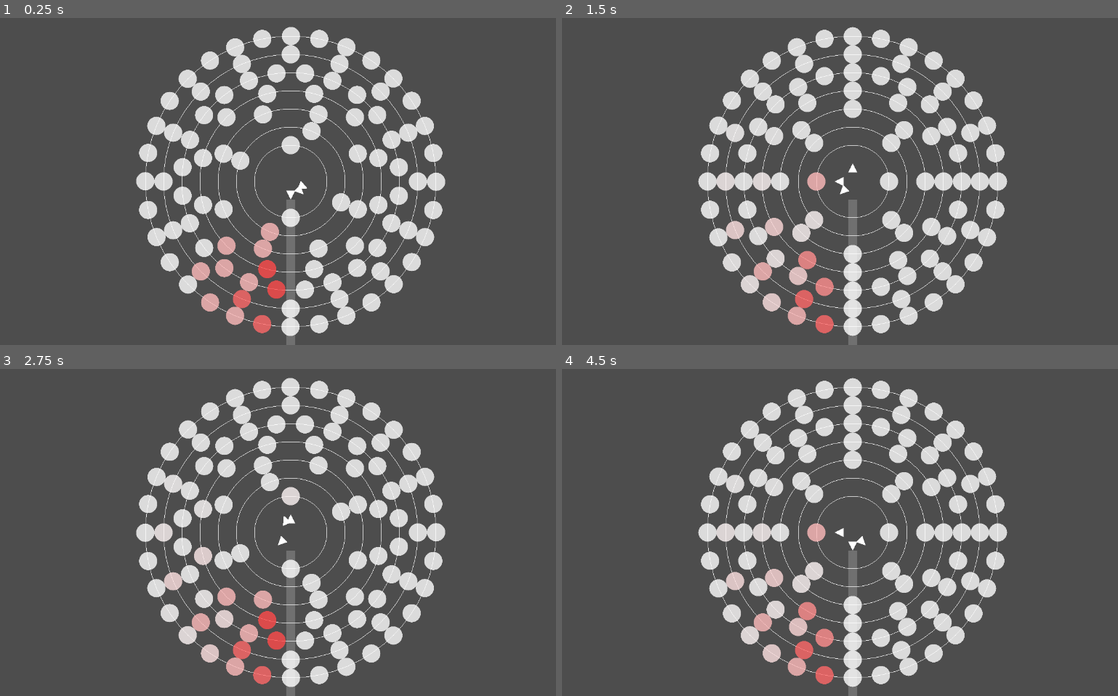
Above: before the commit, frames 1-4 (two rows, left to right).
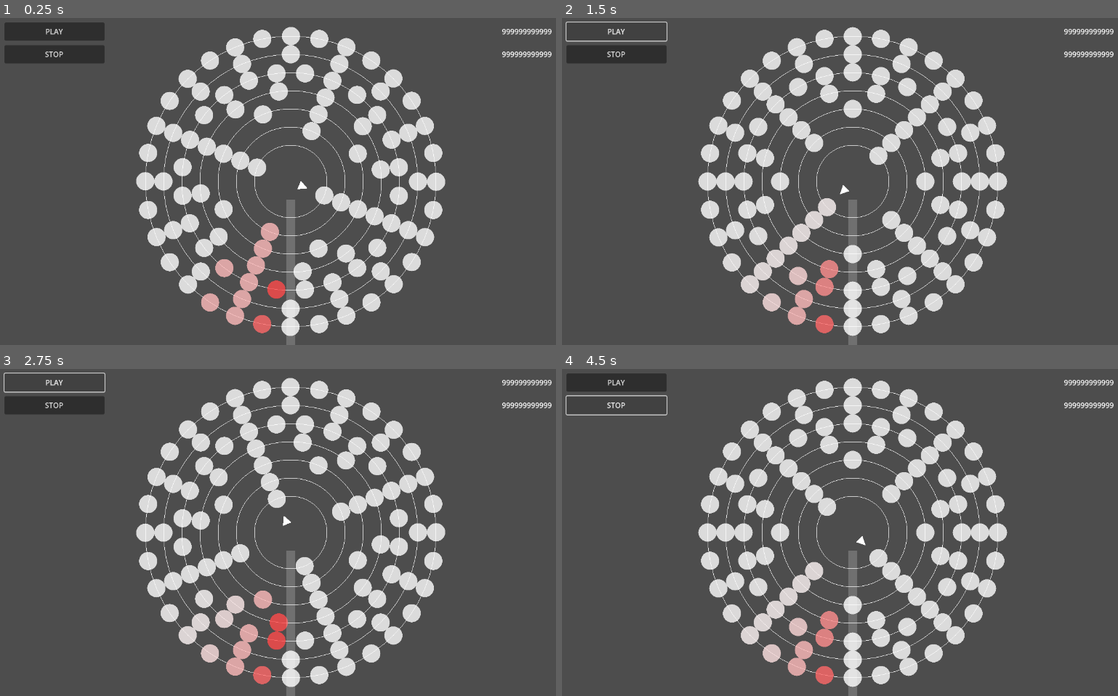
Above: after the commit, the same moments.

Repository: kamikoloss/syzygy
Game: Godot game, scene res://scenes/main.tscn
The game is run twice, just before and just after one commit, with the same random seed, the same clock (stepped at 60 frames per second) and the same inputs.
Inputs (mouse positions are in pixels of both pictures, inside the frame that each line leads up to):
- Up to frame 1 (0.25 s): no input
- Up to frame 2 (1.5 s): click (617, 53) at 0.5 s, where only the run after the commit has a clickable "STOP"; click (617, 31) at 1.25 s, where only the run after the commit has a clickable "PLAY"
- Up to frame 3 (2.75 s): click (55, 382) at 2 s, where only the run after the commit has a clickable "PLAY"
- Up to frame 4 (4.5 s): click (617, 404) at 2.75 s, where only the run after the commit has a clickable "STOP"; click (617, 382) at 3.5 s, where only the run after the commit has a clickable "PLAY"; click (617, 404) at 4.25 s, where only the run after the commit has a clickable "STOP"

The runs differ from the first frame. In frame 1, 5.9% of the frame differs, in the area x 0-100%, y 1-92%; in frame 2, 5.9%; in frame 3, 5.0%; in frame 4, 6.0%, in the area x 0-100%, y 1-89%.

Commit message:
add Objects/UI nodes to Main

Diff:
--- a/scenes/main.tscn
+++ b/scenes/main.tscn
@@ -11,16 +11,20 @@
 anchors_preset = 0
 script = ExtResource("1_ig7tw")
 
-[node name="Rail80" parent="." instance=ExtResource("2_0xm2m")]
+[node name="Objects" type="Control" parent="."]
+anchors_preset = 0
+
+[node name="Rail80" parent="Objects" instance=ExtResource("2_0xm2m")]
 layout_mode = 0
 offset_left = 640.0
 offset_top = 360.0
 offset_right = 640.0
 offset_bottom = 360.0
 circle_radius = 80.0
+rotate_speed = 0.25
 holder_count = 2
 
-[node name="Rail120" parent="." instance=ExtResource("2_0xm2m")]
+[node name="Rail120" parent="Objects" instance=ExtResource("2_0xm2m")]
 layout_mode = 0
 offset_left = 640.0
 offset_top = 360.0
@@ -29,7 +33,7 @@
 circle_radius = 120.0
 rotate_speed = 0.25
 
-[node name="Rail160" parent="." instance=ExtResource("2_0xm2m")]
+[node name="Rail160" parent="Objects" instance=ExtResource("2_0xm2m")]
 layout_mode = 0
 offset_left = 640.0
 offset_top = 360.0
@@ -39,17 +43,17 @@
 rotate_speed = 0.25
 holder_count = 8
 
-[node name="Rail200" parent="." instance=ExtResource("2_0xm2m")]
+[node name="Rail200" parent="Objects" instance=ExtResource("2_0xm2m")]
 layout_mode = 0
 offset_left = 640.0
 offset_top = 360.0
 offset_right = 640.0
 offset_bottom = 360.0
 circle_radius = 200.0
-rotate_speed = 0.5
+rotate_speed = 0.25
 holder_count = 12
 
-[node name="Rail240" parent="." instance=ExtResource("2_0xm2m")]
+[node name="Rail240" parent="Objects" instance=ExtResource("2_0xm2m")]
 layout_mode = 0
 offset_left = 640.0
 offset_top = 360.0
@@ -59,17 +63,17 @@
 rotate_speed = 0.25
 holder_count = 24
 
-[node name="Rail280" parent="." instance=ExtResource("2_0xm2m")]
+[node name="Rail280" parent="Objects" instance=ExtResource("2_0xm2m")]
 layout_mode = 0
 offset_left = 640.0
 offset_top = 360.0
 offset_right = 640.0
 offset_bottom = 360.0
 circle_radius = 280.0
-rotate_speed = 0.5
+rotate_speed = 0.25
 holder_count = 16
 
-[node name="Rail320" parent="." instance=ExtResource("2_0xm2m")]
+[node name="Rail320" parent="Objects" instance=ExtResource("2_0xm2m")]
 offset_left = 640.0
 offset_top = 360.0
 offset_right = 640.0
@@ -77,14 +81,69 @@
 rotate_speed = 0.25
 holder_count = 32
 
-[node name="ChipSensor" parent="." instance=ExtResource("3_sugp2")]
+[node name="ChipSensor" parent="Objects" instance=ExtResource("3_sugp2")]
 
-[node name="Chip" parent="." instance=ExtResource("4_jyhfs")]
+[node name="Chip" parent="Objects" instance=ExtResource("4_jyhfs")]
 visible = false
 offset_left = 640.0
 offset_top = 360.0
 offset_right = 640.0
 offset_bottom = 360.0
 
-[node name="ChipHolder" parent="." instance=ExtResource("4_tbgi4")]
+[node name="ChipHolder" parent="Objects" instance=ExtResource("4_tbgi4")]
 visible = false
+
+[node name="UI" type="Control" parent="."]
+anchors_preset = 0
+
+[node name="MarginContainerLeft" type="MarginContainer" parent="UI"]
+layout_mode = 0
+offset_right = 240.0
+offset_bottom = 720.0
+size_flags_horizontal = 3
+theme_override_constants/margin_left = 10
+theme_override_constants/margin_top = 10
+theme_override_constants/margin_right = 10
+theme_override_constants/margin_bottom = 10
+
+[node name="VBoxContainer" type="VBoxContainer" parent="UI/MarginContainerLeft"]
+layout_mode = 2
+theme_override_constants/separation = 10
+
+[node name="ButtonPlay" type="Button" parent="UI/MarginContainerLeft/VBoxContainer"]
+custom_minimum_size = Vector2(0, 40)
+layout_mode = 2
+text = "PLAY"
+
+[node name="ButtonStop" type="Button" parent="UI/MarginContainerLeft/VBoxContainer"]
+custom_minimum_size = Vector2(0, 40)
+layout_mode = 2
+text = "STOP"
+
+[node name="MarginContainerRight" type="MarginContainer" parent="UI"]
+offset_left = 1040.0
+offset_right = 1280.0
+offset_bottom = 720.0
+size_flags_horizontal = 3
+theme_override_constants/margin_left = 10
+theme_override_constants/margin_top = 10
+theme_override_constants/margin_right = 10
+theme_override_constants/margin_bottom = 10
+
+[node name="VBoxContainer" type="VBoxContainer" parent="UI/MarginContainerRight"]
+layout_mode = 2
+theme_override_constants/separation = 10
+
+[node name="Label" type="Label" parent="UI/MarginContainerRight/VBoxContainer"]
+custom_minimum_size = Vector2(0, 40)
+layout_mode = 2
+text = "999999999999"
+horizontal_alignment = 1
+vertical_alignment = 1
+
+[node name="Label2" type="Label" parent="UI/MarginContainerRight/VBoxContainer"]
+custom_minimum_size = Vector2(0, 40)
+layout_mode = 2
+text = "999999999999"
+horizontal_alignment = 1
+vertical_alignment = 1
